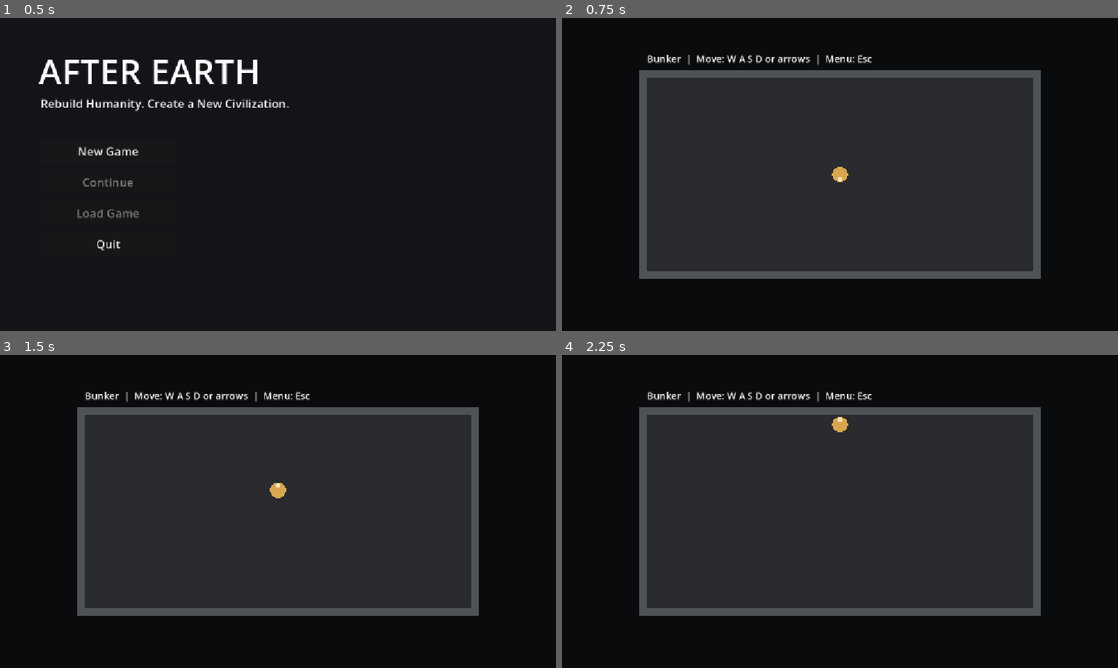
Above: before the commit, frames 1-4 (two rows, left to right).
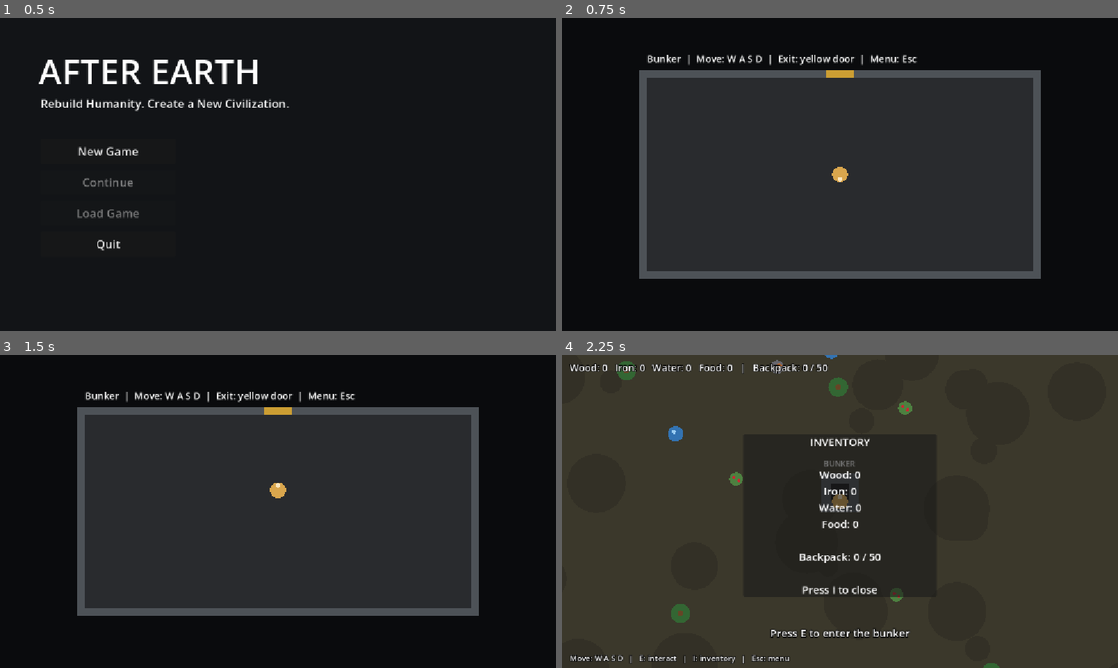
Above: after the commit, the same moments.

Repository: IzgiZhan/AFTER-EARTH
Game: Godot game, scene res://main.tscn
Two runs of this game, one before a commit and one after it. Both use one fixed random seed, a clock stepped at 60 frames per second and the inputs below.
Inputs:
- Up to frame 1 (0.5 s): no input
- Up to frame 2 (0.75 s): click "New Game" at 0.5 s
- Up to frame 3 (1.5 s): tap Enter at 1.25 s; hold W from 1.28 s (still down); tap E at 1.35 s
- Up to frame 4 (2.25 s): keep holding W; tap I at 1.55, 2.1 s; tap E at 2 s

Frame 1 is identical in both runs. In frame 2, 0.6% of the frame differs, in the area x 36-64%, y 11-20%; in frame 3, 0.6%; in frame 4, 58%, in the area x 0-100%, y 0-100%.

Commit message:
Add files via upload

Diff:
--- a/game/bunker.gd
+++ b/game/bunker.gd
@@ -1,4 +1,6 @@
 extends Node2D
+
+const GameState = preload("res://game_state.gd")
 
 # Комната бункера: положение (x, y) и размер (ширина, высота).
 const ROOM := Rect2(176, 124, 800, 400)
@@ -6,31 +8,64 @@
 # Толщина стен.
 const WALL := 16.0
 
+# Дверь наружу: середина верхней стены.
+const DOOR := Vector2(576, 124)
+
+var player
+var hint: Label
+
 
 # Запускается один раз при открытии сцены.
 func _ready() -> void:
+	# Возвращаем вид экрана в исходное положение после камеры на карте
+	get_viewport().canvas_transform = Transform2D()
+
 	# Создаём героя из файла player.gd и ставим в центр комнаты
-	var player = preload("res://player.gd").new()
+	player = preload("res://player.gd").new()
 	player.position = ROOM.get_center()
 	player.move_area = ROOM.grow(-20)
 	add_child(player)
 
 	# Подсказка по управлению
-	var hint := Label.new()
-	hint.text = "Bunker  |  Move: W A S D or arrows  |  Menu: Esc"
+	hint = Label.new()
 	hint.add_theme_font_size_override("font_size", 20)
 	hint.position = Vector2(176, 70)
 	add_child(hint)
 
 
-# Рисует фон, стены и пол комнаты.
+# Каждый кадр проверяем, стоит ли герой у двери.
+func _process(_delta: float) -> void:
+	if is_near_door():
+		hint.text = "Press E to go outside"
+	else:
+		hint.text = "Bunker  |  Move: W A S D  |  Exit: yellow door  |  Menu: Esc"
+
+
+func is_near_door() -> bool:
+	return player.position.distance_to(DOOR) < 70.0
+
+
+# Рисует фон, стены, пол и жёлтую дверь.
 func _draw() -> void:
 	draw_rect(Rect2(Vector2.ZERO, get_viewport_rect().size), Color(0.04, 0.045, 0.05))
 	draw_rect(ROOM.grow(WALL), Color(0.3, 0.32, 0.34))
 	draw_rect(ROOM, Color(0.16, 0.17, 0.18))
+	draw_rect(Rect2(DOOR.x - 30, DOOR.y - WALL, 60, WALL), Color(0.8, 0.62, 0.2))
 
 
-# Esc возвращает в главное меню.
+# E у двери выводит наружу, Esc возвращает в меню.
 func _unhandled_input(event: InputEvent) -> void:
-	if event.is_action_pressed("ui_cancel"):
-		get_tree().change_scene_to_file("res://main.tscn")
+	if event is InputEventKey and event.pressed and not event.echo:
+		if event.physical_keycode == KEY_E and is_near_door():
+			go_outside()
+		elif event.physical_keycode == KEY_ESCAPE:
+			GameState.reset()
+			get_tree().change_scene_to_file("res://main.tscn")
+
+
+# Создаёт карту мира из файла world.gd и переключается на неё.
+func go_outside() -> void:
+	var world = preload("res://world.gd").new()
+	get_tree().root.add_child(world)
+	get_tree().current_scene = world
+	queue_free()
--- /dev/null
+++ b/game/game_state.gd
@@ -0,0 +1,32 @@
+extends RefCounted
+
+# Сколько предметов помещается в рюкзак.
+const CAPACITY := 50
+
+# Что лежит в рюкзаке.
+static var inventory := {"Wood": 0, "Iron": 0, "Water": 0, "Food": 0}
+
+# Номера ресурсов, которые уже собраны на карте.
+static var collected := {}
+
+
+# Начинает игру заново: пустой рюкзак, все ресурсы на месте.
+static func reset() -> void:
+	inventory = {"Wood": 0, "Iron": 0, "Water": 0, "Food": 0}
+	collected = {}
+
+
+# Считает, сколько всего предметов в рюкзаке.
+static func total() -> int:
+	var sum := 0
+	for amount in inventory.values():
+		sum += int(amount)
+	return sum
+
+
+# Кладёт предмет в рюкзак. Возвращает false, если места нет.
+static func add(item: String, amount: int) -> bool:
+	if total() + amount > CAPACITY:
+		return false
+	inventory[item] += amount
+	return true
--- /dev/null
+++ b/game/world.gd
@@ -0,0 +1,236 @@
+extends Node2D
+
+const GameState = preload("res://game_state.gd")
+
+# Размер карты, место входа в бункер и дальность взаимодействия.
+const MAP := Rect2(0, 0, 3200, 2000)
+const BUNKER_DOOR := Vector2(1600, 1000)
+const REACH := 50.0
+const RESOURCE_COUNT := 70
+const RESOURCE_TYPES := ["Wood", "Iron", "Water", "Food"]
+
+var player
+var resources: Array = []
+var ground_spots: Array = []
+var resource_label: Label
+var hint_label: Label
+var message_label: Label
+var inventory_panel: PanelContainer
+var inventory_text: Label
+var message_time := 0.0
+
+
+func _ready() -> void:
+	create_map()
+
+	# Надпись над входом в бункер
+	var door_label := Label.new()
+	door_label.text = "BUNKER"
+	door_label.position = BUNKER_DOOR + Vector2(-34, -72)
+	add_child(door_label)
+
+	# Герой появляется рядом со входом
+	player = preload("res://player.gd").new()
+	player.position = BUNKER_DOOR + Vector2(0, 70)
+	player.move_area = MAP.grow(-20)
+	add_child(player)
+
+	# Камера прикреплена к герою и не выходит за края карты
+	var camera := Camera2D.new()
+	camera.limit_left = 0
+	camera.limit_top = 0
+	camera.limit_right = int(MAP.size.x)
+	camera.limit_bottom = int(MAP.size.y)
+	camera.position_smoothing_enabled = true
+	camera.position_smoothing_speed = 8.0
+	player.add_child(camera)
+	camera.make_current()
+
+	create_hud()
+	update_hud()
+
+
+# Расставляет пятна на земле и ресурсы. Число 2026 делает карту
+# одинаковой при каждом запуске.
+func create_map() -> void:
+	var rng := RandomNumberGenerator.new()
+	rng.seed = 2026
+
+	for i in 160:
+		ground_spots.append({
+			"pos": Vector2(rng.randf_range(0, MAP.size.x), rng.randf_range(0, MAP.size.y)),
+			"radius": rng.randf_range(20, 70),
+		})
+
+	for i in RESOURCE_COUNT:
+		var pos := Vector2(rng.randf_range(60, MAP.size.x - 60), rng.randf_range(60, MAP.size.y - 60))
+		var type_name: String = RESOURCE_TYPES[rng.randi_range(0, RESOURCE_TYPES.size() - 1)]
+		if GameState.collected.has(i):
+			continue
+		if pos.distance_to(BUNKER_DOOR) < 160:
+			continue
+		resources.append({"id": i, "type": type_name, "pos": pos})
+
+
+# Создаёт надписи на экране. CanvasLayer держит их на месте,
+# когда камера движется.
+func create_hud() -> void:
+	var hud := CanvasLayer.new()
+	add_child(hud)
+
+	resource_label = make_label(20)
+	resource_label.position = Vector2(16, 12)
+	hud.add_child(resource_label)
+
+	message_label = make_label(24)
+	message_label.position = Vector2(0, 70)
+	message_label.size = Vector2(1152, 34)
+	message_label.horizontal_alignment = HORIZONTAL_ALIGNMENT_CENTER
+	hud.add_child(message_label)
+
+	hint_label = make_label(22)
+	hint_label.position = Vector2(0, 560)
+	hint_label.size = Vector2(1152, 32)
+	hint_label.horizontal_alignment = HORIZONTAL_ALIGNMENT_CENTER
+	hud.add_child(hint_label)
+
+	var controls := make_label(16)
+	controls.text = "Move: W A S D   |   E: interact   |   I: inventory   |   Esc: menu"
+	controls.position = Vector2(16, 616)
+	hud.add_child(controls)
+
+	inventory_panel = PanelContainer.new()
+	inventory_panel.position = Vector2(376, 164)
+	inventory_panel.custom_minimum_size = Vector2(400, 320)
+	inventory_panel.visible = false
+	hud.add_child(inventory_panel)
+
+	inventory_text = Label.new()
+	inventory_text.add_theme_font_size_override("font_size", 22)
+	inventory_text.horizontal_alignment = HORIZONTAL_ALIGNMENT_CENTER
+	inventory_text.vertical_alignment = VERTICAL_ALIGNMENT_CENTER
+	inventory_panel.add_child(inventory_text)
+
+
+# Создаёт надпись с чёрной обводкой, чтобы текст читался на любом фоне.
+func make_label(font_size: int) -> Label:
+	var label := Label.new()
+	label.add_theme_font_size_override("font_size", font_size)
+	label.add_theme_color_override("font_outline_color", Color.BLACK)
+	label.add_theme_constant_override("outline_size", 6)
+	return label
+
+
+# Обновляет цифры ресурсов на экране и в окне инвентаря.
+func update_hud() -> void:
+	var inv: Dictionary = GameState.inventory
+	resource_label.text = "Wood: %d   Iron: %d   Water: %d   Food: %d   |   Backpack: %d / %d" % [
+		inv["Wood"], inv["Iron"], inv["Water"], inv["Food"], GameState.total(), GameState.CAPACITY
+	]
+	inventory_text.text = "INVENTORY\n\nWood: %d\nIron: %d\nWater: %d\nFood: %d\n\nBackpack: %d / %d\n\nPress I to close" % [
+		inv["Wood"], inv["Iron"], inv["Water"], inv["Food"], GameState.total(), GameState.CAPACITY
+	]
+
+
+# Вызывается каждый кадр: показывает подсказку и убирает старые сообщения.
+func _process(delta: float) -> void:
+	var hint := ""
+	if is_near_door():
+		hint = "Press E to enter the bunker"
+	else:
+		var target := find_nearby_resource()
+		if not target.is_empty():
+			hint = "Press E to collect " + str(target["type"])
+	hint_label.text = hint
+
+	if message_time > 0.0:
+		message_time -= delta
+		if message_time <= 0.0:
+			message_label.text = ""
+
+
+func is_near_door() -> bool:
+	return player.position.distance_to(BUNKER_DOOR) < REACH + 10.0
+
+
+# Ищет ближайший ресурс рядом с героем. Если рядом ничего нет,
+# возвращает пустой словарь.
+func find_nearby_resource() -> Dictionary:
+	var nearest := {}
+	var nearest_distance := REACH
+	for item in resources:
+		var distance: float = player.position.distance_to(item["pos"])
+		if distance < nearest_distance:
+			nearest = item
+			nearest_distance = distance
+	return nearest
+
+
+# Обработка клавиш E, I и Esc.
+func _unhandled_input(event: InputEvent) -> void:
+	if event is InputEventKey and event.pressed and not event.echo:
+		if event.physical_keycode == KEY_E:
+			interact()
+		elif event.physical_keycode == KEY_I:
+			inventory_panel.visible = not inventory_panel.visible
+		elif event.physical_keycode == KEY_ESCAPE:
+			GameState.reset()
+			get_tree().change_scene_to_file("res://main.tscn")
+
+
+# Клавиша E: войти в бункер или собрать ресурс.
+func interact() -> void:
+	if is_near_door():
+		get_tree().change_scene_to_file("res://bunker.tscn")
+		return
+
+	var target := find_nearby_resource()
+	if target.is_empty():
+		return
+
+	if GameState.add(str(target["type"]), 1):
+		GameState.collected[target["id"]] = true
+		resources.erase(target)
+		queue_redraw()
+		show_message("+1 " + str(target["type"]))
+	else:
+		show_message("Backpack is full")
+	update_hud()
+
+
+# Показывает сообщение в верхней части экрана на две секунды.
+func show_message(text: String) -> void:
+	message_label.text = text
+	message_time = 2.0
+
+
+# Рисует землю, вход в бункер и все ресурсы.
+func _draw() -> void:
+	draw_rect(MAP, Color(0.23, 0.22, 0.17))
+	for spot in ground_spots:
+		draw_circle(spot["pos"], spot["radius"], Color(0.2, 0.19, 0.15))
+	draw_rect(MAP, Color(0.08, 0.08, 0.08), false, 8.0)
+
+	draw_rect(Rect2(BUNKER_DOOR - Vector2(40, 40), Vector2(80, 80)), Color(0.3, 0.32, 0.34))
+	draw_rect(Rect2(BUNKER_DOOR - Vector2(18, 18), Vector2(36, 36)), Color(0.08, 0.08, 0.09))
+
+	for item in resources:
+		draw_resource(item["type"], item["pos"])
+
+
+# Рисует один ресурс. У каждого типа свой вид.
+func draw_resource(type_name: String, pos: Vector2) -> void:
+	match type_name:
+		"Wood":
+			draw_circle(pos, 20, Color(0.2, 0.4, 0.2))
+			draw_circle(pos, 6, Color(0.4, 0.27, 0.15))
+		"Iron":
+			draw_circle(pos, 14, Color(0.4, 0.4, 0.43))
+			draw_circle(pos + Vector2(4, -3), 5, Color(0.7, 0.4, 0.2))
+		"Water":
+			draw_circle(pos, 16, Color(0.2, 0.45, 0.7))
+			draw_circle(pos + Vector2(-4, -4), 4, Color(0.6, 0.8, 0.95))
+		"Food":
+			draw_circle(pos, 14, Color(0.3, 0.5, 0.25))
+			draw_circle(pos + Vector2(-5, -3), 3, Color(0.8, 0.15, 0.2))
+			draw_circle(pos + Vector2(5, 3), 3, Color(0.8, 0.15, 0.2))
Not shown, added: game/game_state.gd.uid
Not shown, added: game/world.gd.uid
